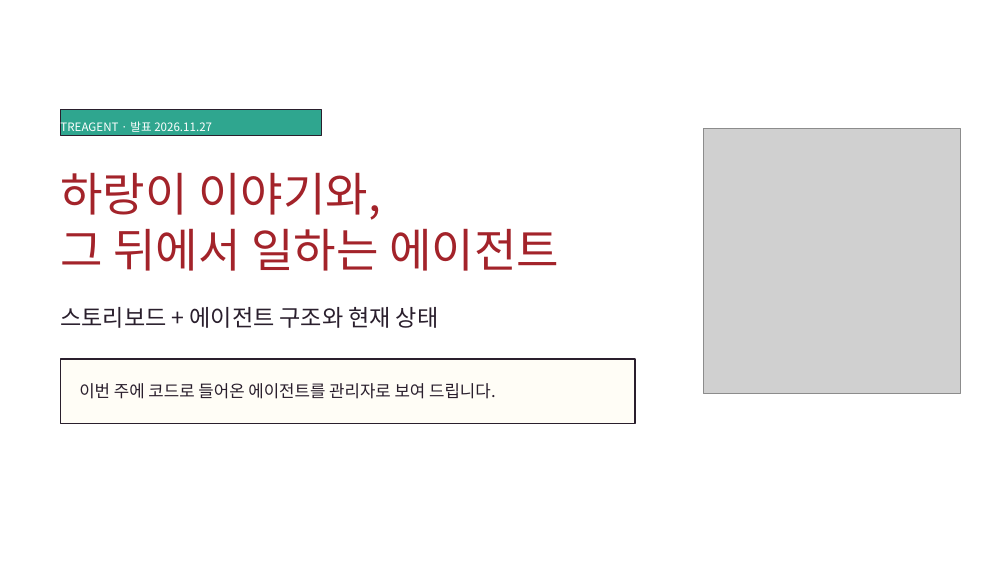
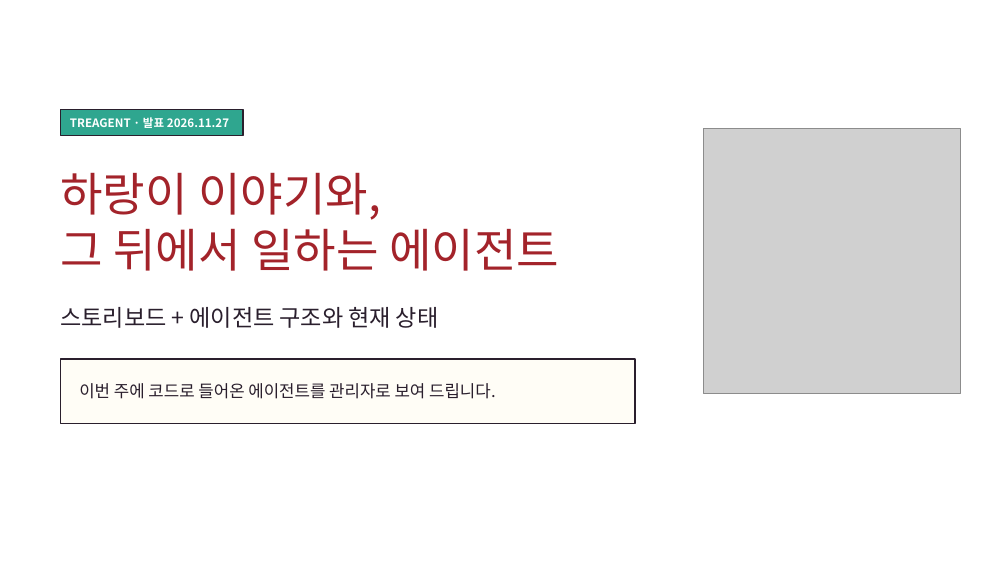
Before and after one commit to k-1026/TREAGENT, a slide deck: slide 1 of presentation/20261127/20261127_agent_pitch_v4.pptx. Drawn at 1008x567 pixels with LibreOffice and Linux fonts; fonts in the diff are those of the drawing; grey boxes stand for pictures; background and template pictures are left out. Boxes give left, top, right and bottom in pixels: in the first picture for what was removed or moved away, otherwise in the second. Text is boxed around its words. In the diff, an @@ line names an element or a change of style, - is before the commit and + after.

```diff
--- a/presentation/20261127/20261127_agent_pitch_v4.pptx
+++ b/presentation/20261127/20261127_agent_pitch_v4.pptx
@@ rectangle "TREAGENT · 발표 2026.11.27": place and size @@
-rectangle "TREAGENT · 발표 2026.11.27" at box(60, 110, 321, 135)
+rectangle "TREAGENT · 발표 2026.11.27" at box(60, 110, 243, 135)
@@ rectangle "TREAGENT · 발표 2026.11.27" at box(60, 110, 243, 135): bold on @@
```
Also in this commit, not shown: 14 other slides changed, 2 other files.
